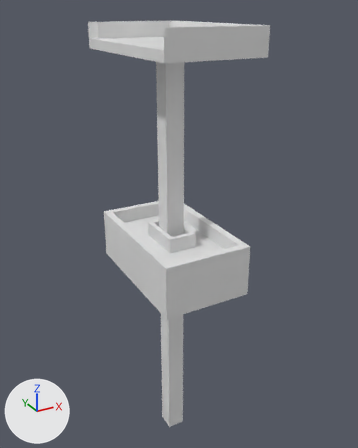
The FBX model Unity/WatcherUnity/Assets/Blender Objects/Misc Objects/Lift.fbx, before and after one commit.
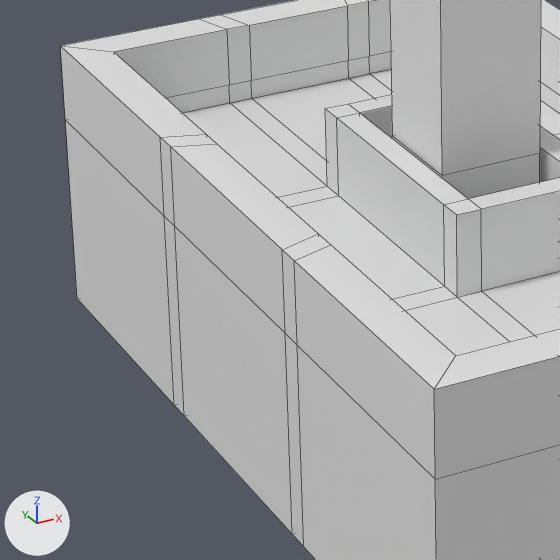
The first picture shows the older version from a 50 mm camera at (-2.91, -5.51, 3.48) aimed at (0.18, 0.11, 0.68). The close-ups show both versions on the part from 26% to 52% of the width and 45% to 66% of the height of that picture; other places that the commit changed are outside them. Arrows for +X, +Y and +Z are at lower left; the lights stay in place. The close-ups show mesh edges as thin lines. Where no turn or scale is listed for an object, it has been applied to the vertices.

Objects in the first close-up: 'Base', 'Top'.
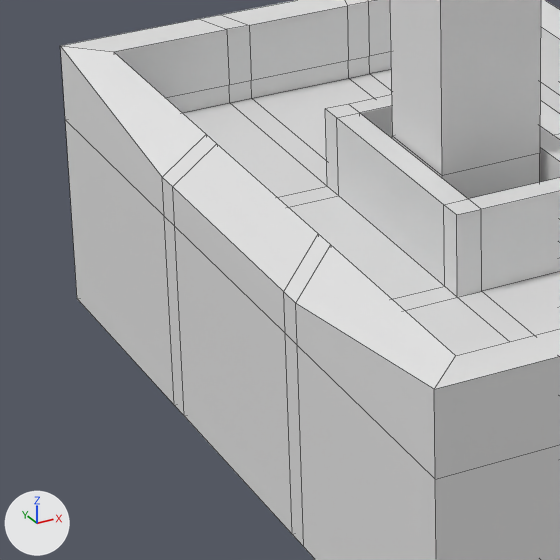
Where the change shows, as pixel boxes [x1, y1, x2, y2] in the close-ups (560 x 560 px; the box of a moved part takes in the faces that stretch with it):
```json
{"part": 1, "of": "me_cube", "change": "moved or reshaped", "before": [61, 46, 455, 478], "after": [61, 46, 455, 478]}
```

Edits to the scene script, one JSON object a line:
```json
{"block": "me_cube", "where": "me_cube.from_pydata(...)  # 168 vertices, 166 faces; spans x -0.6..0.6, y -1.0..1.0, z -1.0..-0.3"}
{"block": "me_cube", "where": "# used by ob_base; location = (0.0, 0.0, 1.0)"}
{"block": "me_cube", "where": "# before: 100 (-0.6, -0.3, -0.3) at pixel (282, 249), 101 (-0.6, -0.36, -0.3) at pixel (294, 260), 102 (-0.6, 0.36, -0.3) at pixel (160, 137), 103 (-0.6, 0.3, -0.3) at pixel (170, 146)"}
{"block": "me_cube", "change": "me_cube part 1"}
{"op": "add", "block": "me_cube", "code": "for i in [*range(100, 104)]: me_cube.vertices[i].co += Vector((0.0, 0.0, -0.1))"}
```
